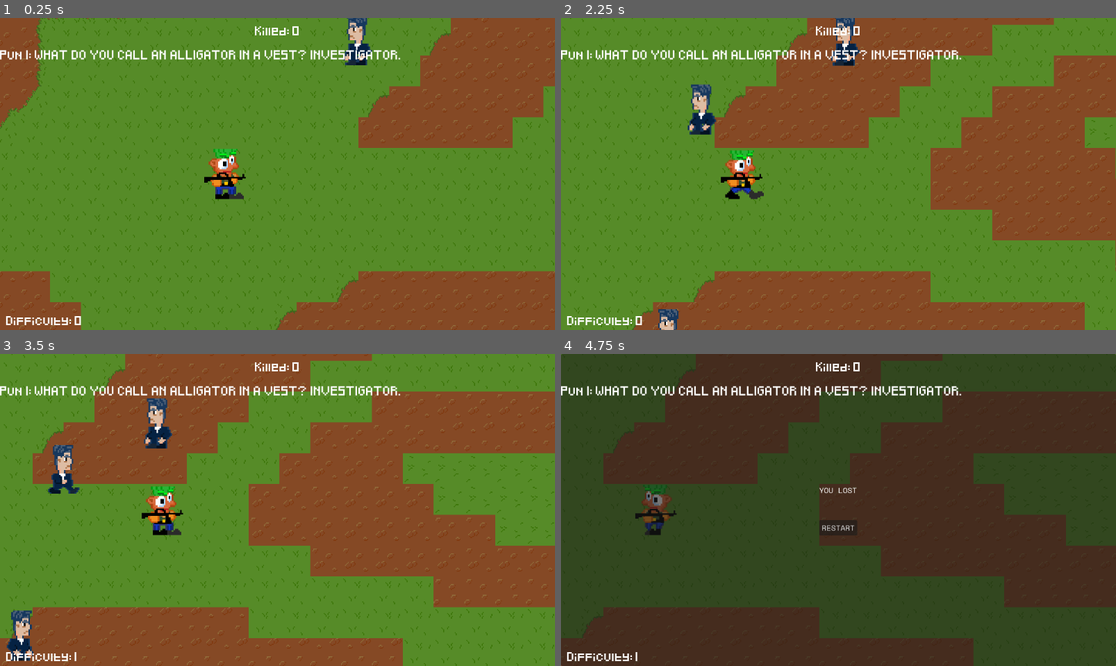
Above: before the commit, frames 1-4 (two rows, left to right).
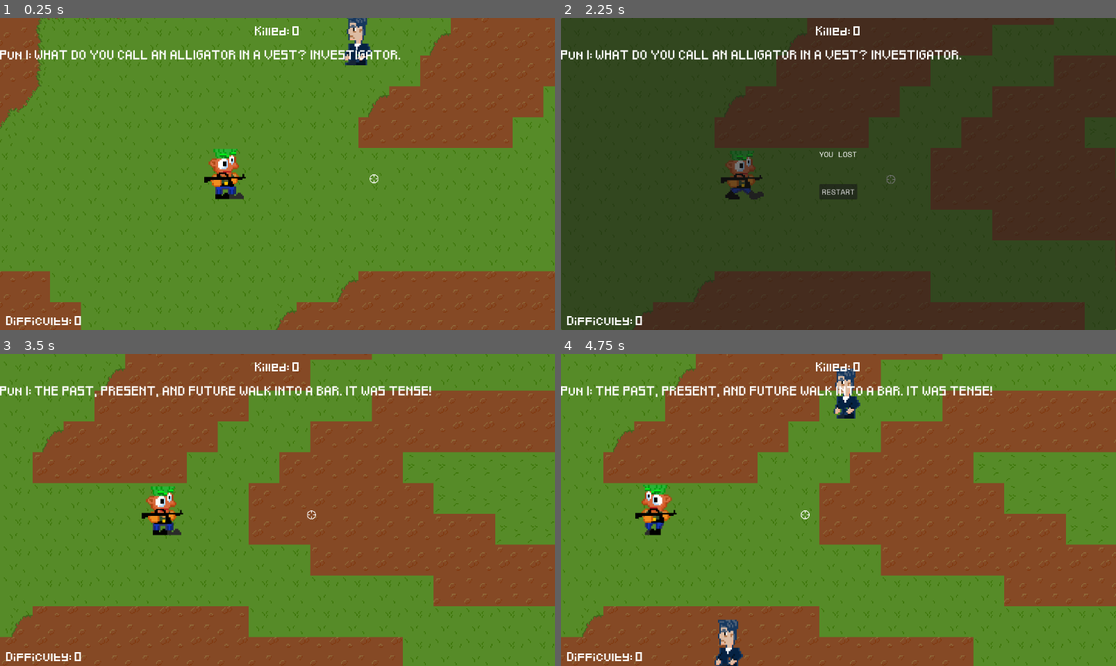
Above: after the commit, the same moments.

Repository: Fjonan/PeterPun
Game: Godot game, scene res://scenes/main.tscn
Same seed, same stepped clock (60 frames per second), same inputs: the game is played once before the commit and once after it.
Inputs (mouse positions are in pixels of both pictures, inside the frame that each line leads up to):
- Up to frame 1 (0.25 s): no input
- Up to frame 2 (2.25 s): tap Enter (ui_accept) at 0.5, 0.77 s; move the mouse to (960, 158) at 0.52 s; hold Right (ui_right) 0.53-1.25 s; hold F 0.53-1.25 s; click (960, 158) at 0.67 s; drag from (727, 189) to (810, 236) at 1.27 s; move the mouse to (894, 105) at 2.02 s; hold Right (ui_right) from 2.03 s (still down); hold F from 2.03 s (still down)
- Up to frame 3 (3.5 s): release Right (ui_right) at 2.75 s; release F at 2.75 s; click (277, 528) at 2.75 s, where only the run after the commit has a clickable "RESTART"
- Up to frame 4 (4.75 s): drag from (810, 572) to (672, 463) at 3.52 s; move the mouse to (1005, 556) at 4.27 s; hold Left (ui_left) from 4.28 s (still down); hold F from 4.28 s (still down); tap Enter (ui_accept) at 4.52 s

The runs differ from the first frame. In frame 1, less than 0.1% of the frame differs, in the area x 66-69%, y 50-54%; in frame 2, 99%; in frame 3, 6.3%; in frame 4, 99%, in the area x 0-100%, y 0-100%.

Commit message:
z sorting

Diff:
--- a/scenes/effects/splatter.tscn
+++ b/scenes/effects/splatter.tscn
@@ -5,6 +5,7 @@
 [node name="Splatter" type="Node2D"]
 
 [node name="01" type="Sprite2D" parent="."]
+z_index = 1
 position = Vector2(6, 6)
 scale = Vector2(0.75, 0.75)
 texture = ExtResource("1_mlqs1")
--- a/scenes/enemy.tscn
+++ b/scenes/enemy.tscn
@@ -4,9 +4,6 @@
 [ext_resource type="FontFile" uid="uid://djm43ruqxrtg4" path="res://assets/Pixeled.ttf" id="2_mlfu0"]
 [ext_resource type="Script" path="res://scripts/enemy.gd" id="3"]
 [ext_resource type="Texture2D" uid="uid://j1feku6e46p4" path="res://assets/Animations/Characters/gManRight.png" id="3_6xw3g"]
-
-[sub_resource type="RectangleShape2D" id="2"]
-size = Vector2(29, 52)
 
 [sub_resource type="AtlasTexture" id="AtlasTexture_8pmie"]
 atlas = ExtResource("2_eq4mw")
@@ -96,14 +93,14 @@
 "speed": 4.0
 }]
 
+[sub_resource type="RectangleShape2D" id="2"]
+size = Vector2(73.7052, 84.7362)
+
 [node name="Enemy" type="CharacterBody2D"]
 script = ExtResource("3")
 
-[node name="CollisionShape2D" type="CollisionShape2D" parent="."]
-position = Vector2(0.5, 9.53674e-07)
-shape = SubResource("2")
-
 [node name="AnimatedSprite2D" type="AnimatedSprite2D" parent="."]
+z_index = 10
 scale = Vector2(1.625, 1.625)
 sprite_frames = SubResource("SpriteFrames_qsvne")
 animation = &"left"
@@ -121,3 +118,7 @@
 bbcode_enabled = true
 text = "Type this!"
 scroll_active = false
+
+[node name="CollisionShape2D" type="CollisionShape2D" parent="."]
+position = Vector2(-1.26953, -0.634766)
+shape = SubResource("2")
--- a/scenes/main.tscn
+++ b/scenes/main.tscn
@@ -15,6 +15,9 @@
 
 [sub_resource type="FontFile" id="2"]
 fallbacks = Array[Font]([ExtResource("4_84nw7")])
+subpixel_positioning = 0
+msdf_pixel_range = 14
+msdf_size = 128
 cache/0/16/0/ascent = 0.0
 cache/0/16/0/descent = 0.0
 cache/0/16/0/underline_position = 0.0
@@ -24,6 +27,9 @@
 
 [sub_resource type="FontFile" id="3"]
 fallbacks = Array[Font]([ExtResource("4_84nw7")])
+subpixel_positioning = 0
+msdf_pixel_range = 14
+msdf_size = 128
 cache/0/16/0/ascent = 0.0
 cache/0/16/0/descent = 0.0
 cache/0/16/0/underline_position = 0.0
--- a/scenes/weapon.tscn
+++ b/scenes/weapon.tscn
@@ -1,7 +1,8 @@
-[gd_scene load_steps=3 format=3 uid="uid://y5i0742xavus"]
+[gd_scene load_steps=4 format=3 uid="uid://y5i0742xavus"]
 
 [ext_resource type="Texture2D" uid="uid://d0y7qlte8oebx" path="res://assets/guns/machineGun.png" id="1_kim4k"]
 [ext_resource type="Texture2D" uid="uid://c54svuisx5jr5" path="res://assets/dot.png" id="2_kb4yw"]
+[ext_resource type="Texture2D" uid="uid://bpd2rdh45eiil" path="res://assets/reticle.png" id="3_vrrpb"]
 
 [node name="Weapon" type="Node2D"]
 
@@ -21,3 +22,9 @@
 
 [node name="Aimdot" type="Node2D" parent="."]
 position = Vector2(275, 0)
+
+[node name="Sprite2D" type="Sprite2D" parent="Aimdot"]
+z_index = 100
+position = Vector2(-120, 5)
+scale = Vector2(0.145833, 0.145833)
+texture = ExtResource("3_vrrpb")
--- a/scripts/enemy.gd
+++ b/scripts/enemy.gd
@@ -1,5 +1,7 @@
 extends CharacterBody2D
 class_name Enemy
+
+var splatter = preload("res://scenes/effects/splatter.tscn")
 
 @export var speed = 40
 @export var health = 2
@@ -55,6 +57,7 @@
 
 	if (health == 0):
 		spawn_particles()
+		spawn_splatter()
 		queue_free()
 
 #TODO: Create impact manager for this if time
@@ -71,6 +74,11 @@
 	var new_speed = speed + new_difficulty
 	speed = clamp(new_speed, speed, 300)
 
+
+func spawn_splatter():
+	var splatter_instance = splatter.instantiate()
+	splatter_instance.global_position = self.global_position
+	get_parent().add_child(splatter_instance)
 
 ###################
 # OLD PROMT STUFF #
